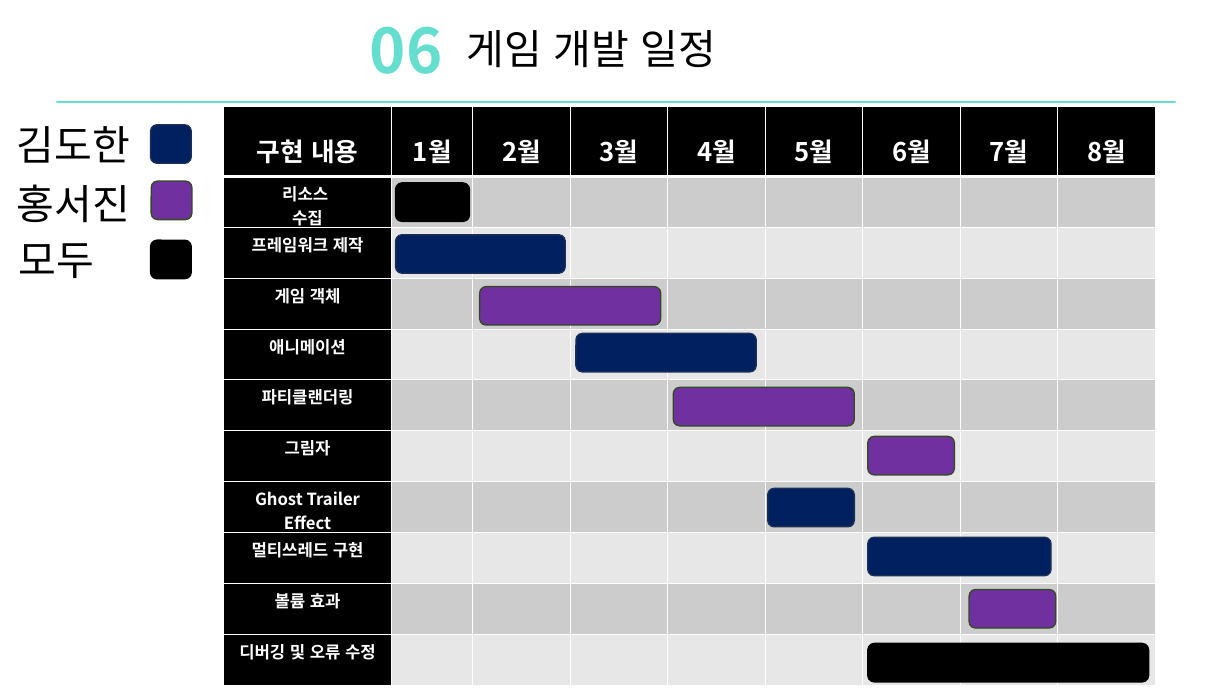
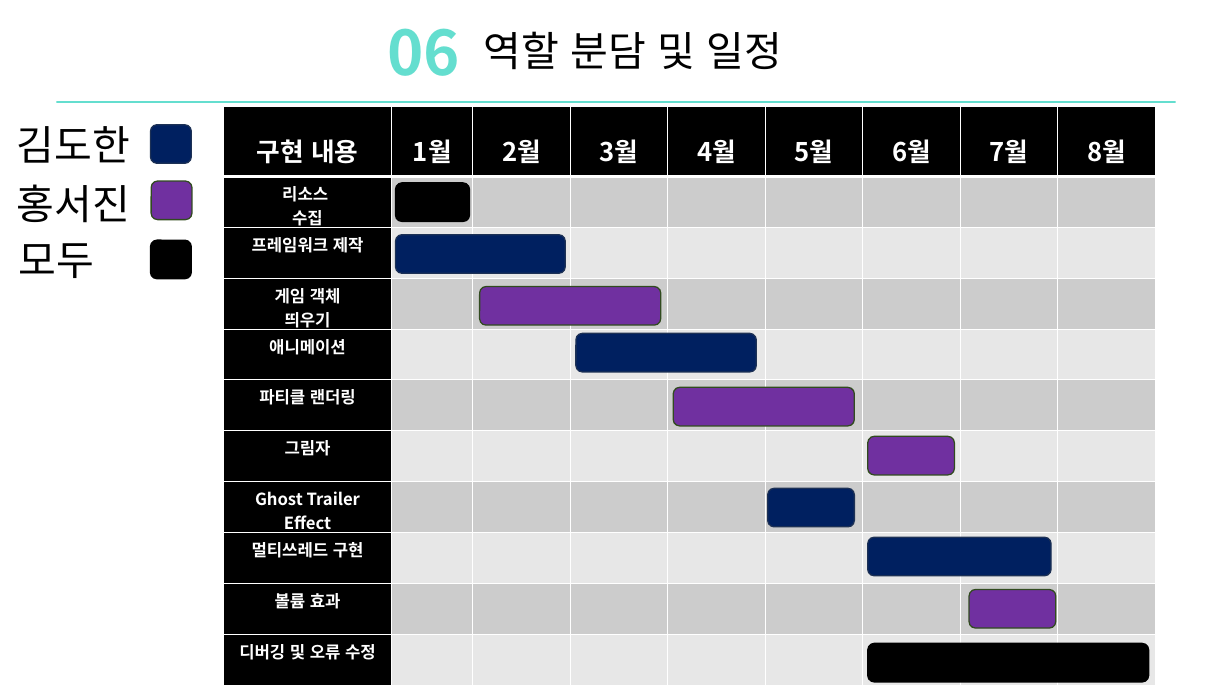
Before and after one commit to DoHanK/COLONY, a slide deck: slide 18 of 기획서/Colony_ppt발표.pptx. Drawn at 1232x693 pixels with LibreOffice and Linux fonts; fonts in the diff are those of the drawing. Boxes give left, top, right and bottom in pixels: in the first picture for what was removed or moved away, otherwise in the second. Text is boxed around its words. In the diff, an @@ line names an element or a change of style, - is before the commit and + after.

```diff
--- a/기획서/Colony_ppt발표.pptx
+++ b/기획서/Colony_ppt발표.pptx
@@ text "06": place and size @@
-text "06" at <box>370,26,443,74</box>
+text "06" at <box>387,28,460,76</box>
@@ text at <box>483,31,783,70</box>: text changed @@
-게임 개발 일정
+역할 분담 및 일정
@@ table at <box>223,106,1159,687</box> @@
-row 4, column 1: 게임 객체
+row 4, column 1: 게임 객체 / 띄우기
-row 6, column 1: 파티클랜더링
+row 6, column 1: 파티클 랜더링
```
Also in this commit, not shown: 8 other slides changed, 1 slide added, 1 slide removed.
